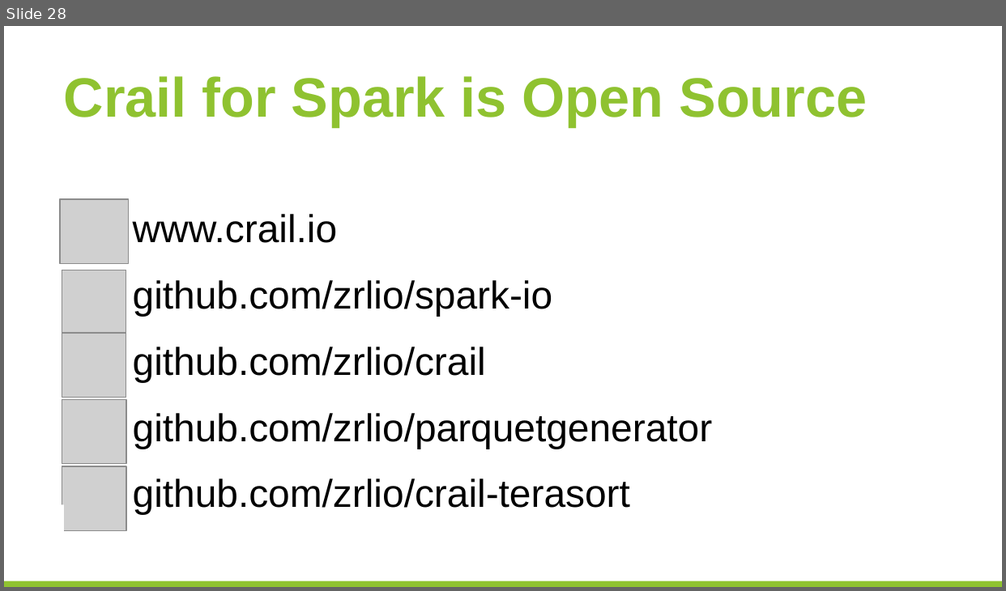
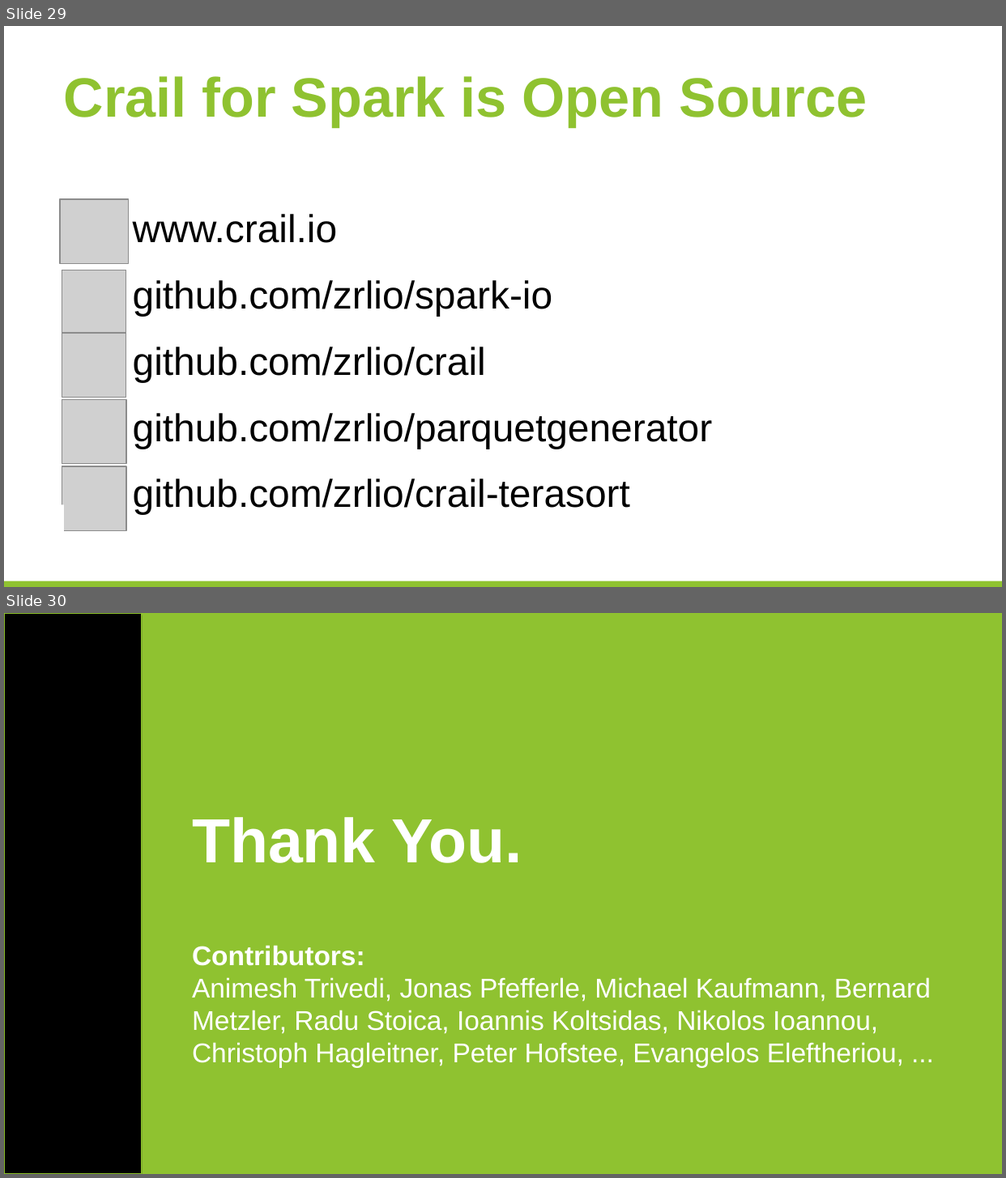
Before and after one commit to huangyibo/spark-summit-17, a slide deck: crail-spark-summit.odp. Shown one above the other, each under a label of ours: slide 28 before the commit, slides 29 and 30 after it. The pictures are 1006x591 and 1006x1178 pixels, drawn with LibreOffice and Linux fonts; fonts in the diff are those of the drawing; grey boxes stand for pictures; background and template pictures are left out. Boxes give left, top, right and bottom in pixels: in the first picture for what was removed or moved away, otherwise in the second. Text is boxed around its words. In the diff, an @@ line names an element or a change of style, - is before the commit and + after.

```diff
--- a/crail-spark-summit.odp
+++ b/crail-spark-summit.odp
@@ slide 30 added at [4,613,1002,1174], background #8FC230 @@
@@ rectangle added at [4,613,142,1174], fill #000000, outline #8CC12A 0.74 pt @@
@@ title added at [192,817,522,863], 45 pt, text #FFFFFF, bold @@
+Thank You.
@@ subtitle added at [192,945,931,1067], 19.6 pt, text #FFFFFF @@
+Contributors:
+Animesh Trivedi, Jonas Pfefferle, Michael Kaufmann, Bernard Metzler, Radu Stoica, Ioannis Koltsidas, Nikolos Ioannou, Christoph Hagleitner, Peter Hofstee, Evangelos Eleftheriou, ...
@@ what was slide 28 is now slide 29 @@
```
Also in this commit, not shown: 11 slides changed, 2 other slides added, 3 slides removed, 1 other file.
